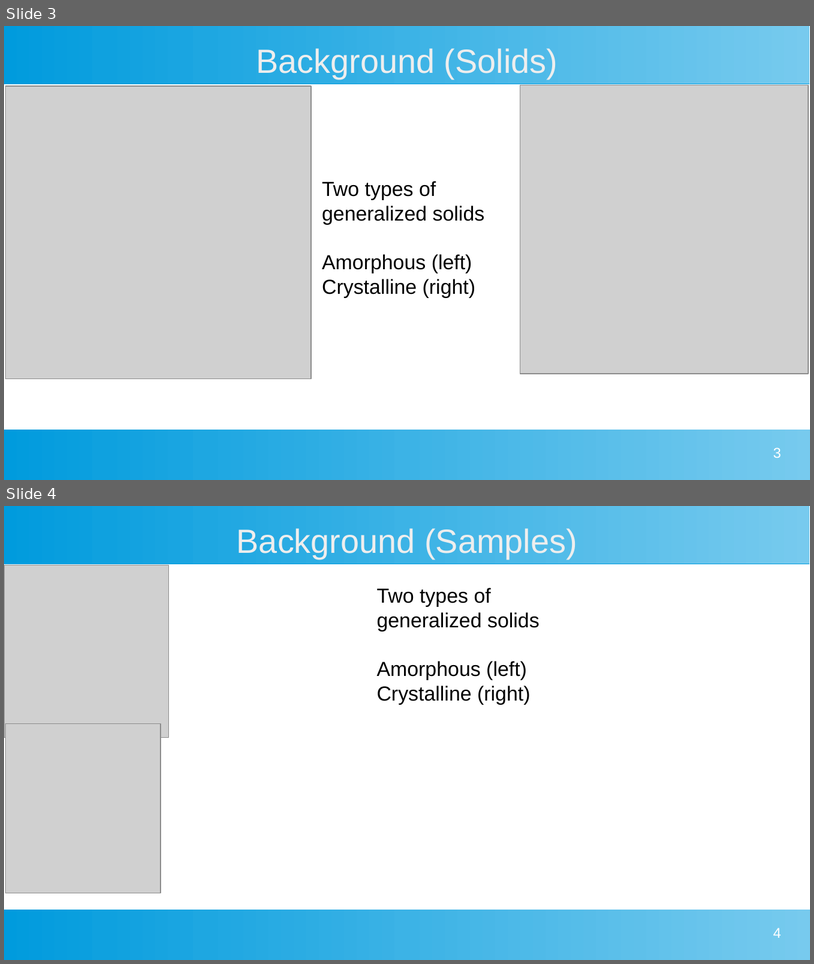
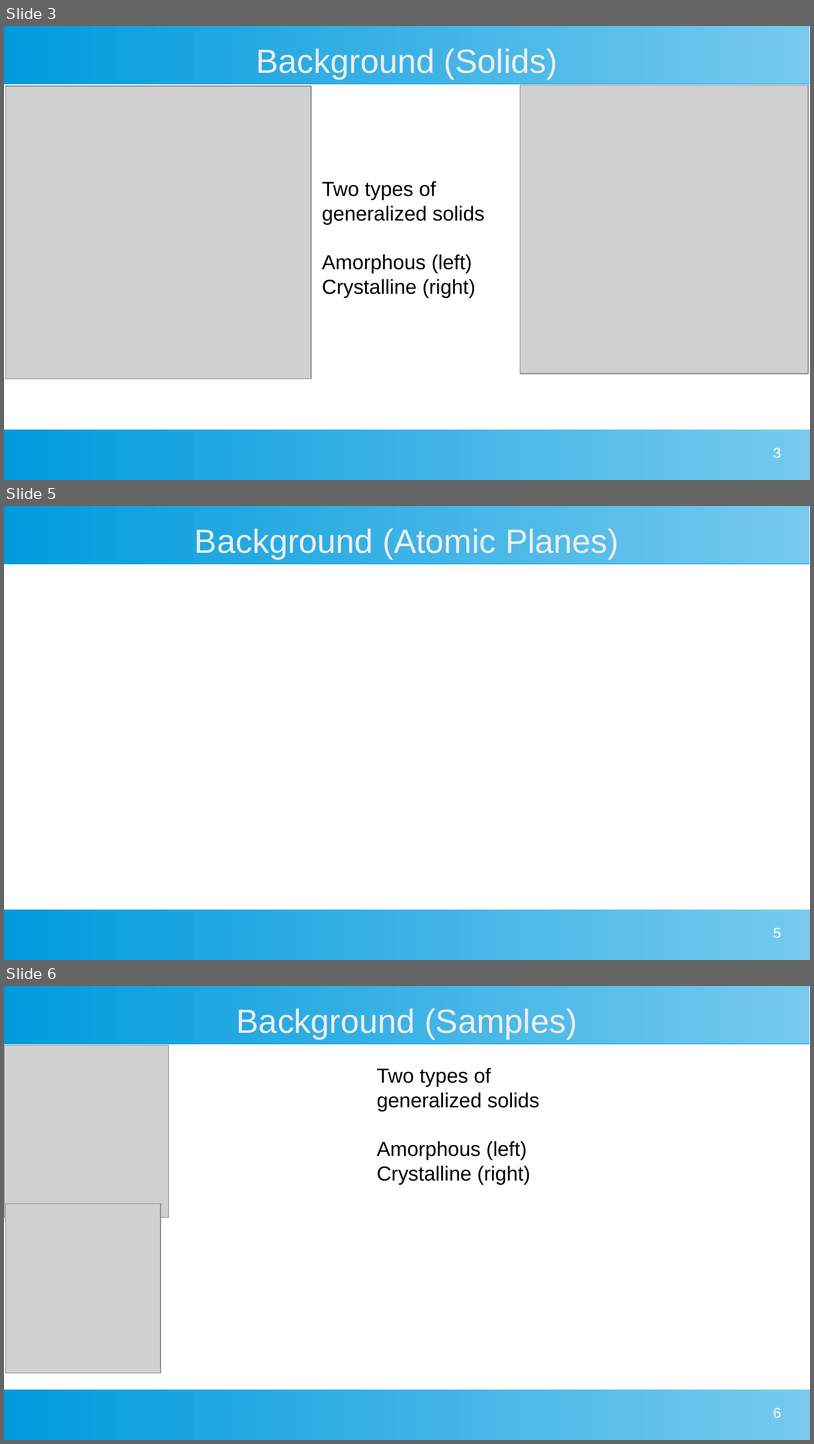
Before and after one commit to MarkS5001/GIXRD-Thesis, a slide deck: Thesis Defense Presentation.odp. Shown one above the other, each under a label of ours: slides 3 and 4 before the commit, slides 3, 5 and 6 after it; the slides between them are not shown. The pictures are 814x964 and 814x1444 pixels, drawn with LibreOffice and Linux fonts; fonts in the diff are those of the drawing; grey boxes stand for pictures. Boxes give left, top, right and bottom in pixels: in the first picture for what was removed or moved away, otherwise in the second. Text is boxed around its words. In the diff, an @@ line names an element or a change of style, - is before the commit and + after.

```diff
--- a/Thesis Defense Presentation.odp
+++ b/Thesis Defense Presentation.odp
@@ slide 5 added at (4, 506, 810, 960), background #FFFFFF; not listed: 2 template elements that a slide beside it also shows @@
@@ title added at (195, 528, 619, 559), 33 pt, text #EEEEEE @@
+Background (Atomic Planes)
@@ page number added at (774, 927, 782, 937), 14 pt, text #FFFFFF @@
+5
@@ what was slide 4 is now slide 6 @@
@@ page number at (774, 1407, 782, 1417): text changed @@
-4
+6
```
Also in this commit, not shown: 2 other slides added.
